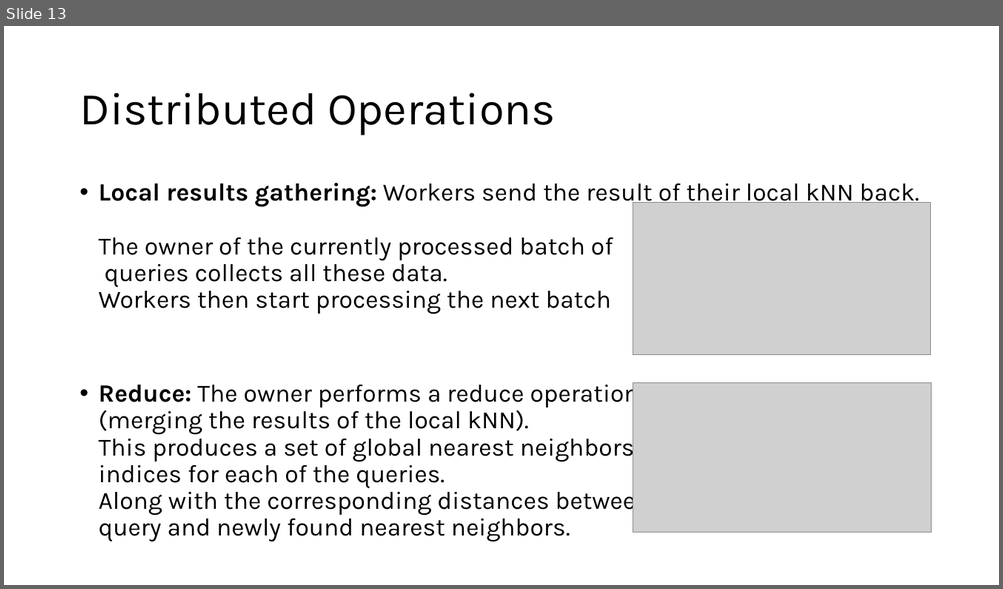
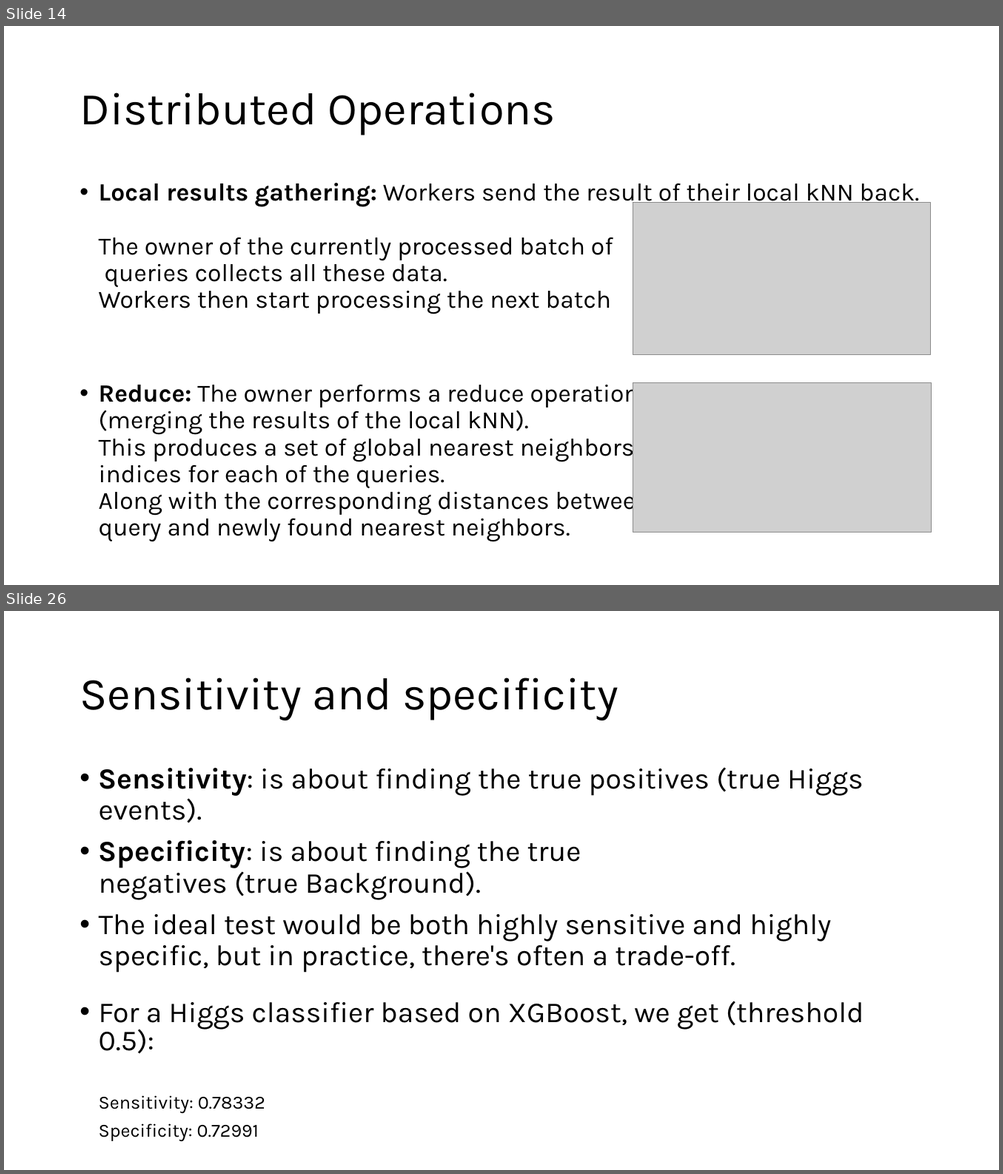
Before and after one commit to ICTP/SMR4077, a slide deck: DAY8/ML4HPC/slides/Magurele_2.pptx. Shown one above the other, each under a label of ours: slide 13 before the commit, slides 14 and 26 after it; the slides between them are not shown. The pictures are 1003x589 and 1003x1174 pixels, drawn with LibreOffice and Linux fonts; fonts in the diff are those of the drawing; grey boxes stand for pictures. Boxes give left, top, right and bottom in pixels: in the first picture for what was removed or moved away, otherwise in the second. Text is boxed around its words. In the diff, an @@ line names an element or a change of style, - is before the commit and + after.

```diff
--- a/DAY8/ML4HPC/slides/Magurele_2.pptx
+++ b/DAY8/ML4HPC/slides/Magurele_2.pptx
@@ slide 26 added at (4,611,999,1170), background #FFFFFF @@
@@ title added at (79,678,617,721), 44 pt, text #000000 @@
+Sensitivity and specificity
@@ text added at (99,767,863,1113), 28 pt, text #000000 @@
+• Sensitivity: is about finding the true positives (true Higgs events).
+• Specificity: is about finding the true negatives (true Background).
+• The ideal test would be both highly sensitive and highly specific, but in practice, there's often a trade-off.
+• For a Higgs classifier based on XGBoost, we get (threshold 0.5):
+Sensitivity: 0.78332
+Specificity: 0.72991
@@ what was slide 13 is now slide 14 @@
```
Also in this commit, not shown: 4 slides changed, 12 other slides added, 4 other files.
